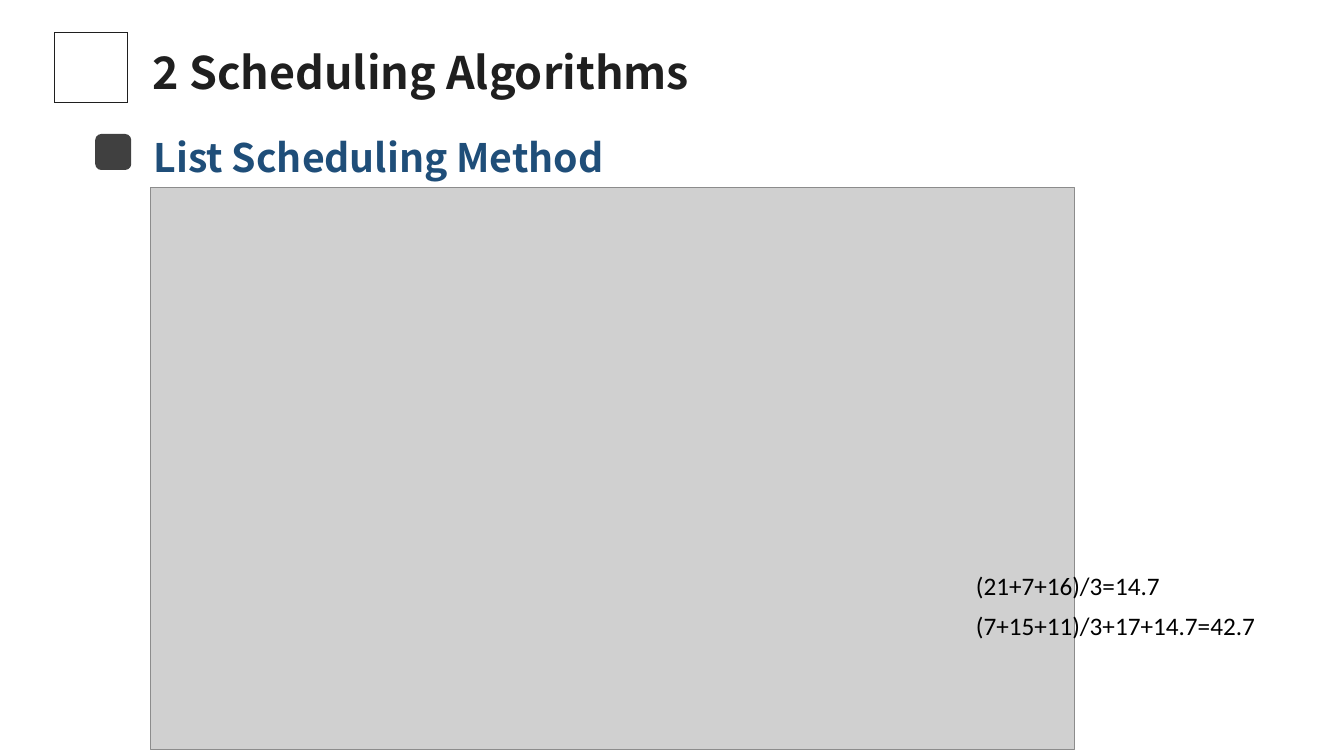
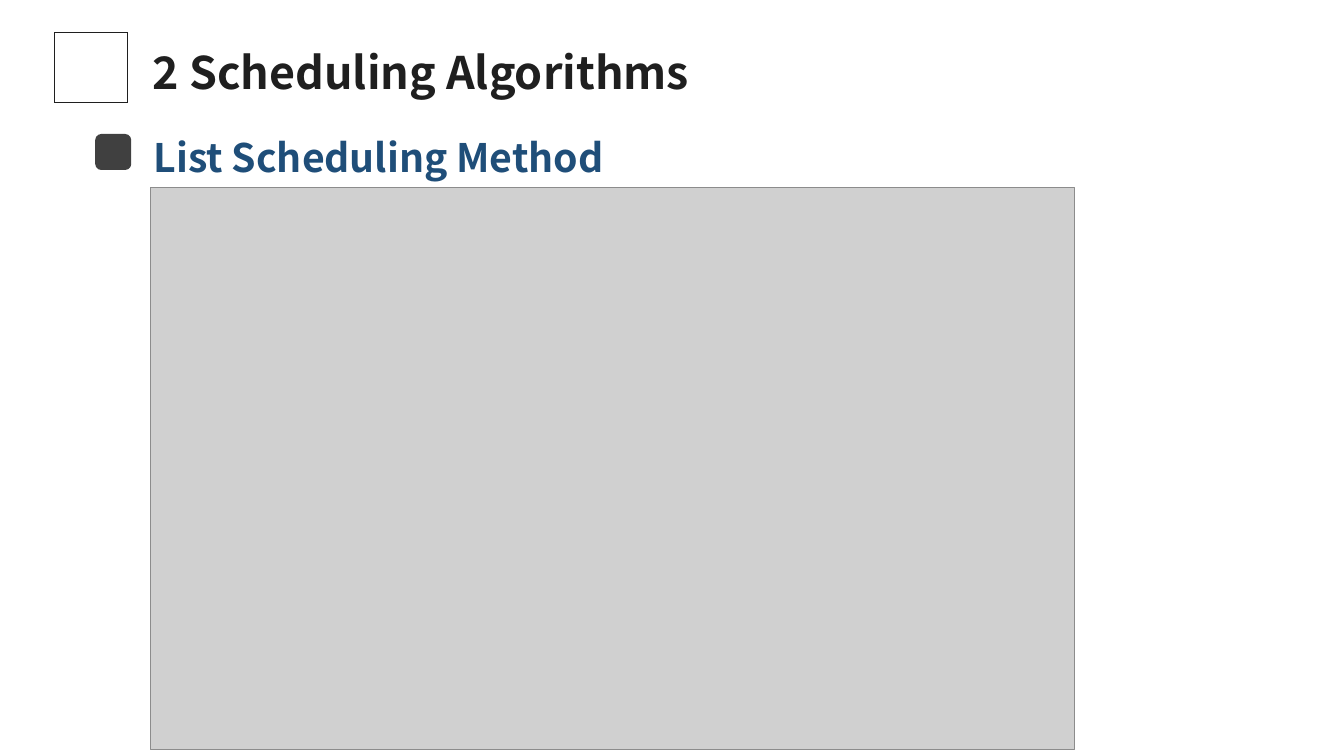
Before and after one commit to zzu20172430507/aps-algo, a slide deck: slide 17 of ppt/组会分享ppt.pptx. Drawn at 1344x756 pixels with LibreOffice and Linux fonts; fonts in the diff are those of the drawing; grey boxes stand for pictures. Boxes give left, top, right and bottom in pixels: in the first picture for what was removed or moved away, otherwise in the second. Text is boxed around its words. In the diff, an @@ line names an element or a change of style, - is before the commit and + after.

```diff
--- a/ppt/组会分享ppt.pptx
+++ b/ppt/组会分享ppt.pptx
@@ text removed at <box>976,574,1160,601</box> @@
-(21+7+16)/3=14.7
@@ text removed at <box>976,615,1255,642</box> @@
-(7+15+11)/3+17+14.7=42.7
```
Also in this commit, not shown: 20 other files.
